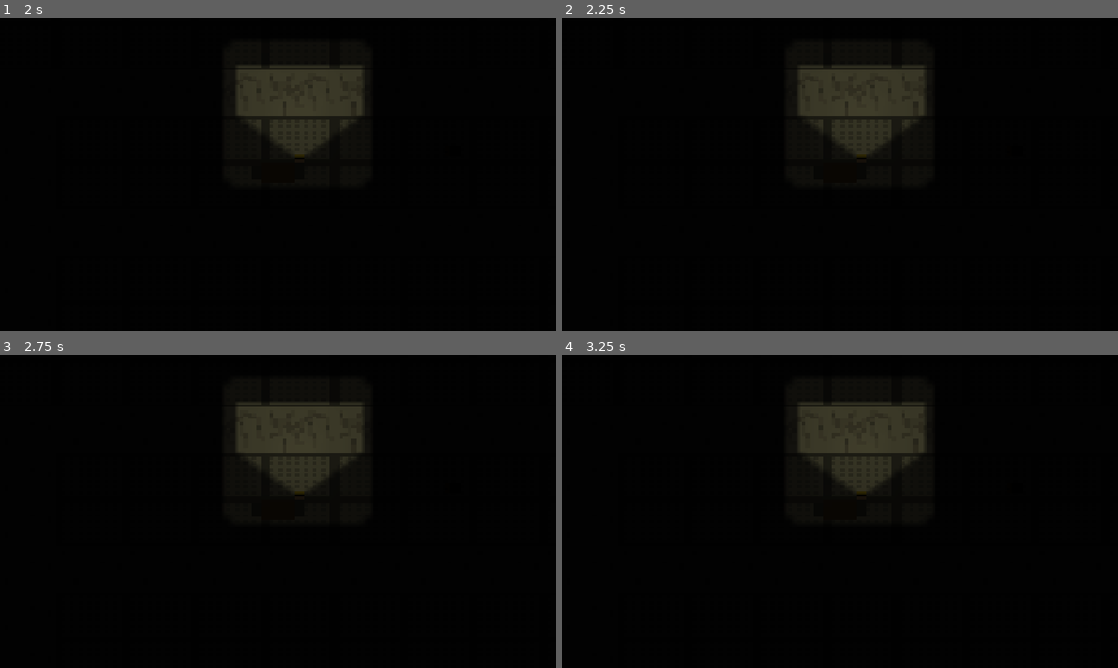
Above: before the commit, frames 1-4 (two rows, left to right).
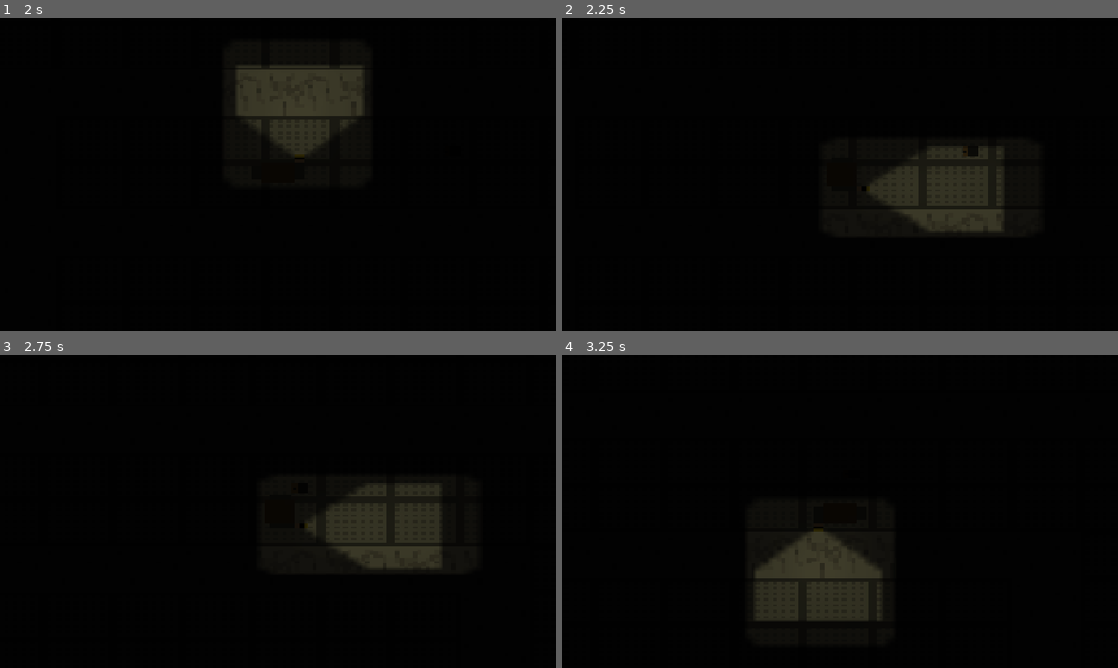
Above: after the commit, the same moments.

Repository: SolidQuote/The-Last-Hour
Game: Godot game, scene res://Scenes/MainMenu.tscn
The game is run twice, just before and just after one commit, with the same random seed, the same clock (stepped at 60 frames per second) and the same inputs.
Inputs:
- Up to frame 1 (2 s): click "Play" at 0.5 s; click "Continue" at 1.25 s
- Up to frame 2 (2.25 s): tap Enter at 2 s; hold D (right, bound only after the commit) from 2.03 s (still down); hold E (interact, bound only after the commit) from 2.03 s (still down)
- Up to frame 3 (2.75 s): keep holding D (right, bound only after the commit); keep holding E (interact, bound only after the commit)
- Up to frame 4 (3.25 s): release D (right, bound only after the commit) at 2.78 s; release E (interact, bound only after the commit) at 2.78 s; hold S (down, bound only after the commit) from 2.78 s (still down); tap E (interact, bound only after the commit) at 2.85 s

Frame 1 is identical in both runs. In frame 2, 9.9% of the frame differs, in the area x 42-80%, y 14-69%; in frame 3, 10%; in frame 4, 10%, in the area x 34-66%, y 14-86%.

Commit message:
Interact buttun UI
Son 3😭

Diff:
--- a/project.godot
+++ b/project.godot
@@ -50,6 +50,36 @@
 , Object(InputEventJoypadMotion,"resource_local_to_scene":false,"resource_name":"","device":-1,"axis":1,"axis_value":1.0,"script":null)
 ]
 }
+left={
+"deadzone": 0.2,
+"events": [Object(InputEventKey,"resource_local_to_scene":false,"resource_name":"","device":-1,"window_id":0,"alt_pressed":false,"shift_pressed":false,"ctrl_pressed":false,"meta_pressed":false,"pressed":false,"keycode":0,"physical_keycode":65,"key_label":0,"unicode":97,"location":0,"echo":false,"script":null)
+]
+}
+right={
+"deadzone": 0.2,
+"events": [Object(InputEventKey,"resource_local_to_scene":false,"resource_name":"","device":-1,"window_id":0,"alt_pressed":false,"shift_pressed":false,"ctrl_pressed":false,"meta_pressed":false,"pressed":false,"keycode":0,"physical_keycode":68,"key_label":0,"unicode":100,"location":0,"echo":false,"script":null)
+]
+}
+up={
+"deadzone": 0.2,
+"events": [Object(InputEventKey,"resource_local_to_scene":false,"resource_name":"","device":-1,"window_id":0,"alt_pressed":false,"shift_pressed":false,"ctrl_pressed":false,"meta_pressed":false,"pressed":false,"keycode":0,"physical_keycode":87,"key_label":0,"unicode":119,"location":0,"echo":false,"script":null)
+]
+}
+down={
+"deadzone": 0.2,
+"events": [Object(InputEventKey,"resource_local_to_scene":false,"resource_name":"","device":-1,"window_id":0,"alt_pressed":false,"shift_pressed":false,"ctrl_pressed":false,"meta_pressed":false,"pressed":false,"keycode":0,"physical_keycode":83,"key_label":0,"unicode":115,"location":0,"echo":false,"script":null)
+]
+}
+interact={
+"deadzone": 0.2,
+"events": [Object(InputEventKey,"resource_local_to_scene":false,"resource_name":"","device":-1,"window_id":0,"alt_pressed":false,"shift_pressed":false,"ctrl_pressed":false,"meta_pressed":false,"pressed":false,"keycode":0,"physical_keycode":69,"key_label":0,"unicode":101,"location":0,"echo":false,"script":null)
+]
+}
+dev={
+"deadzone": 0.2,
+"events": [Object(InputEventKey,"resource_local_to_scene":false,"resource_name":"","device":-1,"window_id":0,"alt_pressed":false,"shift_pressed":false,"ctrl_pressed":false,"meta_pressed":false,"pressed":false,"keycode":0,"physical_keycode":96,"key_label":0,"unicode":96,"location":0,"echo":false,"script":null)
+]
+}
 
 [physics]
 
Binary file added: Images/Other/E_to_Interact_UI.png
Not shown, added: Images/Other/E_to_Interact_UI.png.import
